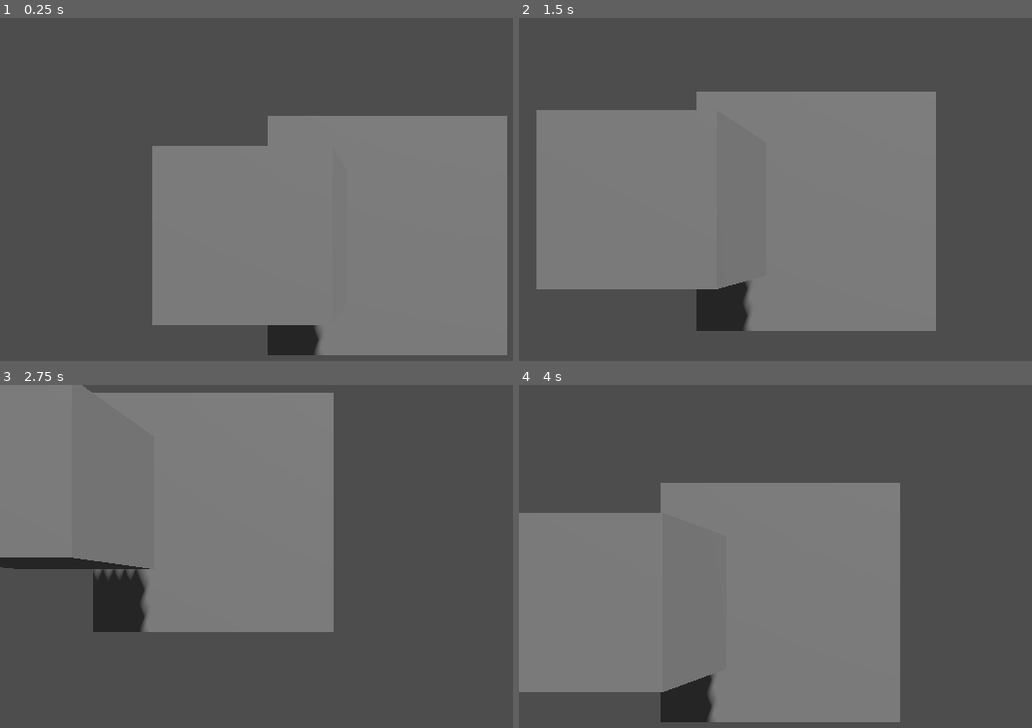
Above: before the commit, frames 1-4 (two rows, left to right).
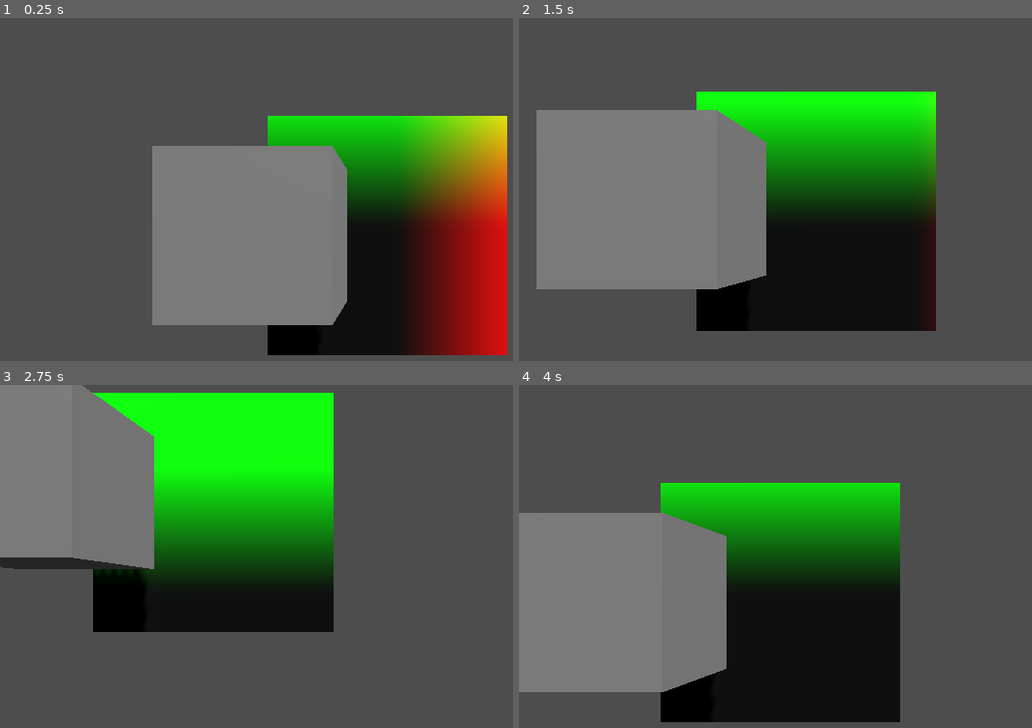
Above: after the commit, the same moments.

Repository: ledtylenol/project_aqua
Game: Godot game, scene res://node_3d.tscn
Two runs of this game, one before a commit and one after it. Both use one fixed random seed, a clock stepped at 60 frames per second and the inputs below. The project has no main scene, so this scene is started directly.
Inputs:
- Up to frame 1 (0.25 s): no input
- Up to frame 2 (1.5 s): tap Enter at 0.5 s; hold D (right) 0.53-1.28 s; hold S (down) from 1.28 s (still down)
- Up to frame 3 (2.75 s): release S (down) at 2.03 s; hold D (right) from 2.03 s (still down)
- Up to frame 4 (4 s): release D (right) at 2.78 s; hold W (up) 2.78-3.53 s; hold A (left) from 3.53 s (still down)

The runs differ from the first frame. In frame 1, 25% of the frame differs, in the area x 52-99%, y 28-99%; in frame 2, 26%; in frame 3, 27%, in the area x 18-66%, y 2-73%; in frame 4, 27%.

Commit message:
mother

Diff:
--- /dev/null
+++ b/node_3d.tres
@@ -0,0 +1,54 @@
+[gd_resource type="VisualShader" load_steps=4 format=3 uid="uid://7ry83580p2yl"]
+
+[sub_resource type="VisualShaderNodeExpression" id="VisualShaderNodeExpression_c0rlp"]
+size = Vector2(500, 200)
+expression = "output0 = input0 + input1;"
+
+[sub_resource type="VisualShaderNodeInput" id="VisualShaderNodeInput_qo6pg"]
+input_name = "normal"
+
+[sub_resource type="VisualShaderNodeInput" id="VisualShaderNodeInput_1qchj"]
+input_name = "vertex"
+
+[resource]
+code = "shader_type spatial;
+render_mode blend_mix, depth_draw_opaque, cull_back, diffuse_lambert, specular_schlick_ggx;
+
+
+
+
+void fragment() {
+// Input:3
+	vec3 n_out3p0 = NORMAL;
+
+
+// Input:4
+	vec3 n_out4p0 = VERTEX;
+
+
+	vec3 n_out2p0;
+// Expression:2
+	n_out2p0 = vec3(0.0, 0.0, 0.0);
+	{
+		n_out2p0 = n_out3p0 + n_out4p0;
+	}
+
+
+// Output:0
+	ALBEDO = n_out2p0;
+
+
+}
+"
+graph_offset = Vector2(-423.952, 78.5399)
+nodes/fragment/2/node = SubResource("VisualShaderNodeExpression_c0rlp")
+nodes/fragment/2/position = Vector2(-180, 160)
+nodes/fragment/2/size = Vector2(500, 200)
+nodes/fragment/2/input_ports = "0,4,input0;1,4,input1;"
+nodes/fragment/2/output_ports = "0,4,output0;"
+nodes/fragment/2/expression = "output0 = input0 + input1;"
+nodes/fragment/3/node = SubResource("VisualShaderNodeInput_qo6pg")
+nodes/fragment/3/position = Vector2(-620, 140)
+nodes/fragment/4/node = SubResource("VisualShaderNodeInput_1qchj")
+nodes/fragment/4/position = Vector2(-580, 280)
+nodes/fragment/connections = PackedInt32Array(2, 0, 0, 0, 3, 0, 2, 0, 4, 0, 2, 1)
--- a/node_3d.tscn
+++ b/node_3d.tscn
@@ -1,8 +1,14 @@
-[gd_scene load_steps=5 format=3 uid="uid://c82evvbahep0c"]
+[gd_scene load_steps=7 format=3 uid="uid://c82evvbahep0c"]
 
 [ext_resource type="Script" uid="uid://tvwnevi2nmnn" path="res://camera_3d.gd" id="1_a202f"]
+[ext_resource type="Shader" uid="uid://7ry83580p2yl" path="res://node_3d.tres" id="2_noarx"]
+
+[sub_resource type="ShaderMaterial" id="ShaderMaterial_a0tk4"]
+render_priority = 0
+shader = ExtResource("2_noarx")
 
 [sub_resource type="PlaneMesh" id="PlaneMesh_noarx"]
+material = SubResource("ShaderMaterial_a0tk4")
 orientation = 2
 
 [sub_resource type="BoxMesh" id="BoxMesh_a0tk4"]
